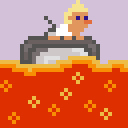
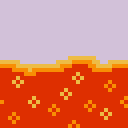
Two versions of the same layered image (w=128, h=128). Layer-by-layer changes:
painted on "lava" over (0, 64, 128, 128)
added group "dude_awesome" with 5 layers above "platforms" over (8, 12, 72, 88)
hid "platform_tv", moved it into group "platforms" over (20, 16, 100, 84)
hid "baby" over (48, 0, 92, 40)
